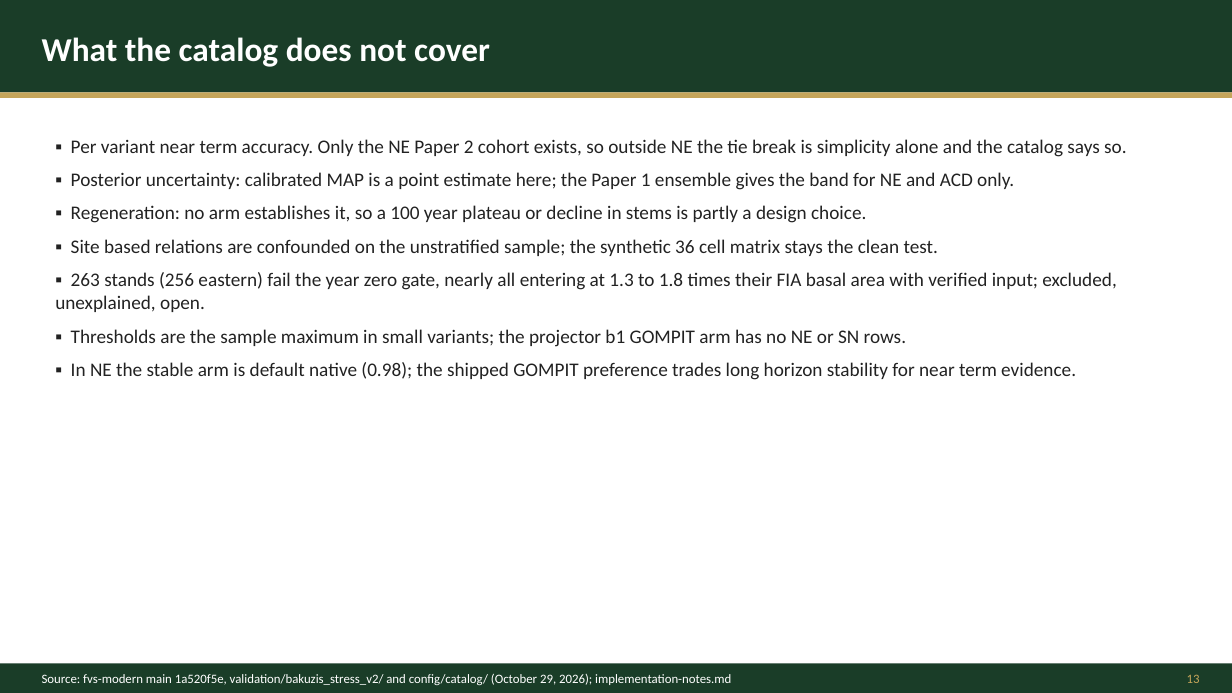
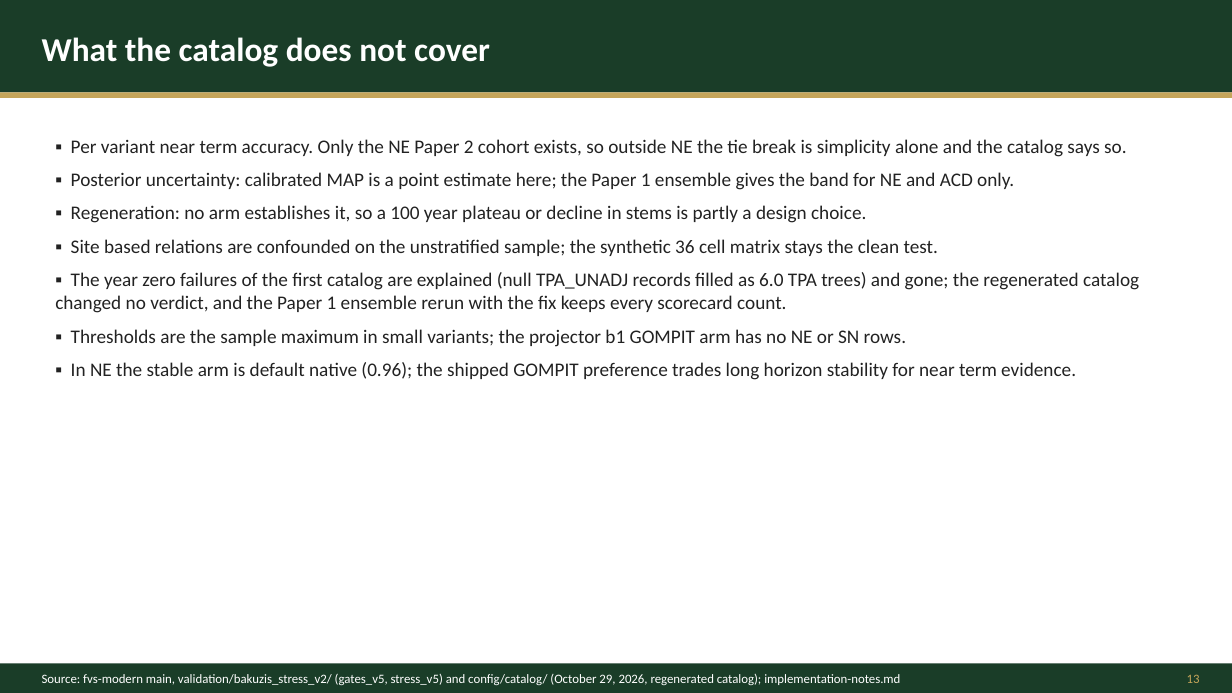
Before and after one commit to advanced-forestry-systems/fvs-modern, a slide deck: slide 13 of validation/bakuzis_stress_v2/release_20261029/deck/2026-10-29_fvs-modern-catalog-deck_DRAFT.pptx. Drawn at 1232x693 pixels with LibreOffice and Linux fonts; fonts in the diff are those of the drawing. Boxes give left, top, right and bottom in pixels: in the first picture for what was removed or moved away, otherwise in the second. Text is boxed around its words. In the diff, an @@ line names an element or a change of style, - is before the commit and + after.

```diff
--- a/validation/bakuzis_stress_v2/release_20261029/deck/2026-10-29_fvs-modern-catalog-deck_DRAFT.pptx
+++ b/validation/bakuzis_stress_v2/release_20261029/deck/2026-10-29_fvs-modern-catalog-deck_DRAFT.pptx
@@ text at (55, 272, 1139, 313): text changed @@
-▪ 263 stands (256 eastern) fail the year zero gate, nearly all entering at 1.3 to 1.8 times their FIA basal area with verified input; excluded, unexplained, open.
+▪ The year zero failures of the first catalog are explained (null TPA_UNADJ records filled as 6.0 TPA trees) and gone; the regenerated catalog changed no verdict, and the Paper 1 ensemble rerun with the fix keeps every scorecard count.
@@ text at (71, 362, 1076, 380): text changed @@
-▪ In NE the stable arm is default native (0.98); the shipped GOMPIT preference trades long horizon stability for near term evidence.
+▪ In NE the stable arm is default native (0.96); the shipped GOMPIT preference trades long horizon stability for near term evidence.
@@ text at (42, 674, 900, 685): text changed @@
-Source: fvs-modern main 1a520f5e, validation/bakuzis_stress_v2/ and config/catalog/ (October 29, 2026); implementation-notes.md
+Source: fvs-modern main, validation/bakuzis_stress_v2/ (gates_v5, stress_v5) and config/catalog/ (October 29, 2026, regenerated catalog); implementation-notes.md
```
Also in this commit, not shown: 10 other slides changed, 40 other files.
